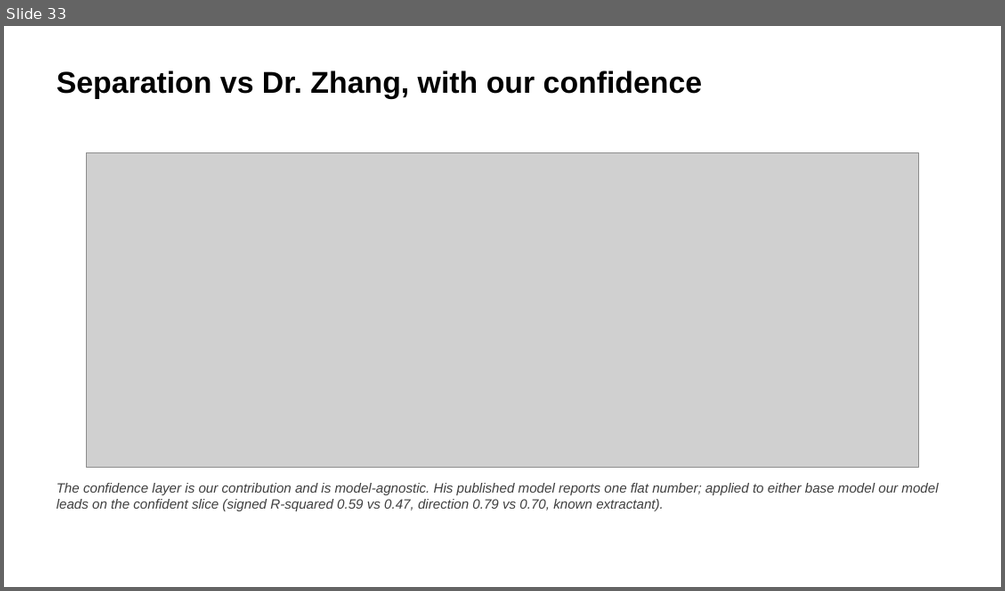
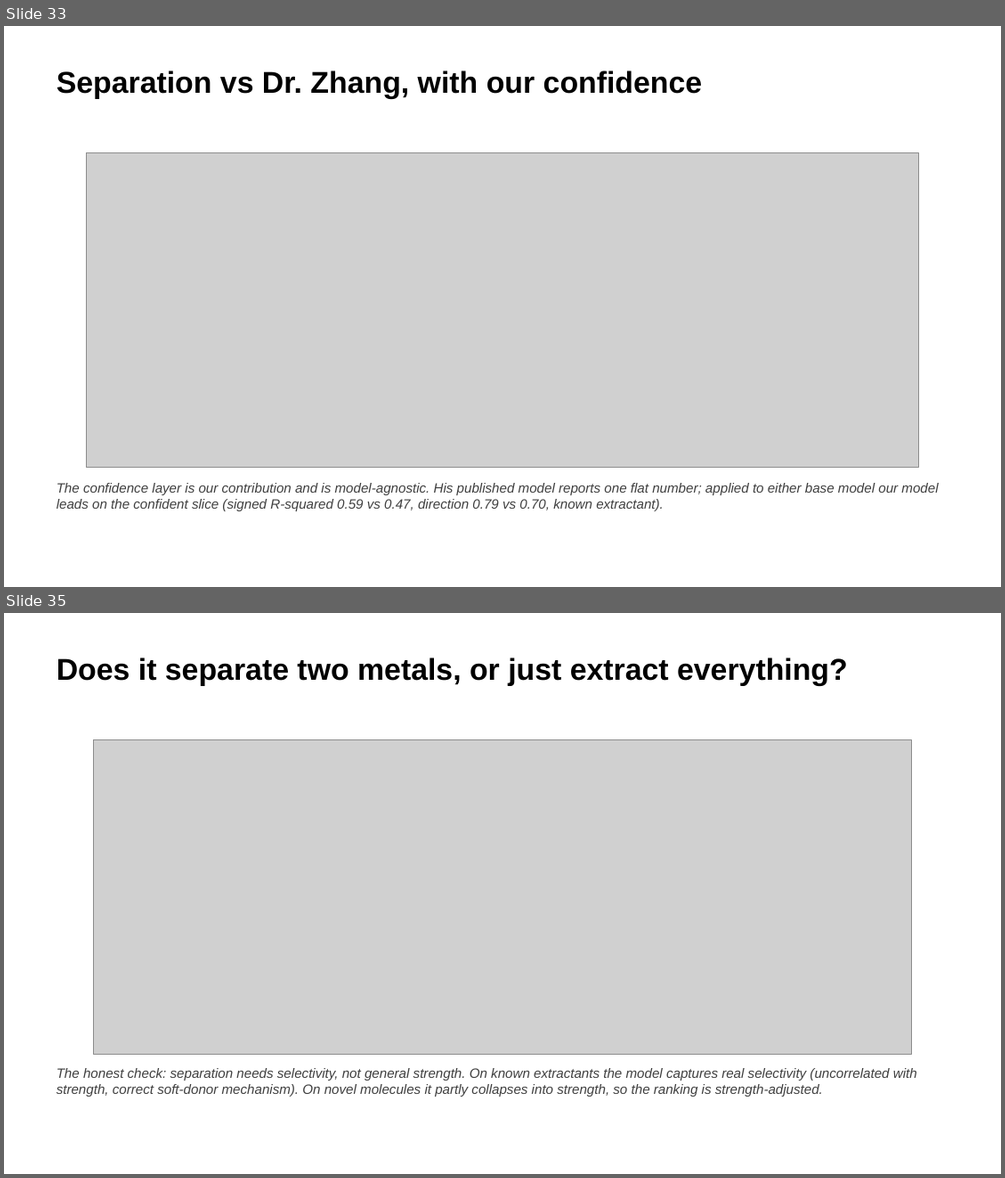
Before and after one commit to SkyEpstein/Machine-learning-to-separate-f-elements-2, a slide deck: docs/REE_Results_Slides_Final.pptx. Shown one above the other, each under a label of ours: slide 33 before the commit, slides 33 and 35 after it; the slides between them are not shown. The pictures are 1005x591 and 1005x1178 pixels, drawn with LibreOffice and Linux fonts; fonts in the diff are those of the drawing; grey boxes stand for pictures. Boxes give left, top, right and bottom in pixels: in the first picture for what was removed or moved away, otherwise in the second. Text is boxed around its words. In the diff, an @@ line names an element or a change of style, - is before the commit and + after.

```diff
--- a/docs/REE_Results_Slides_Final.pptx
+++ b/docs/REE_Results_Slides_Final.pptx
@@ slide 35 added at bbox=[4, 613, 1001, 1174], background #FFFFFF @@
@@ text added at bbox=[57, 657, 848, 686], 29 pt, text #000000, bold @@
+Does it separate two metals, or just extract everything?
@@ picture added at bbox=[94, 740, 912, 1054] @@
@@ text added at bbox=[57, 1068, 917, 1096], 13 pt, text #404040, italic @@
+The honest check: separation needs selectivity, not general strength. On known extractants the model captures real selectivity (uncorrelated with strength, correct soft-donor mechanism). On novel molecules it partly collapses into strength, so the ranking is strength-adjusted.
```
Also in this commit, not shown: 3 other slides added, 38 other files.
